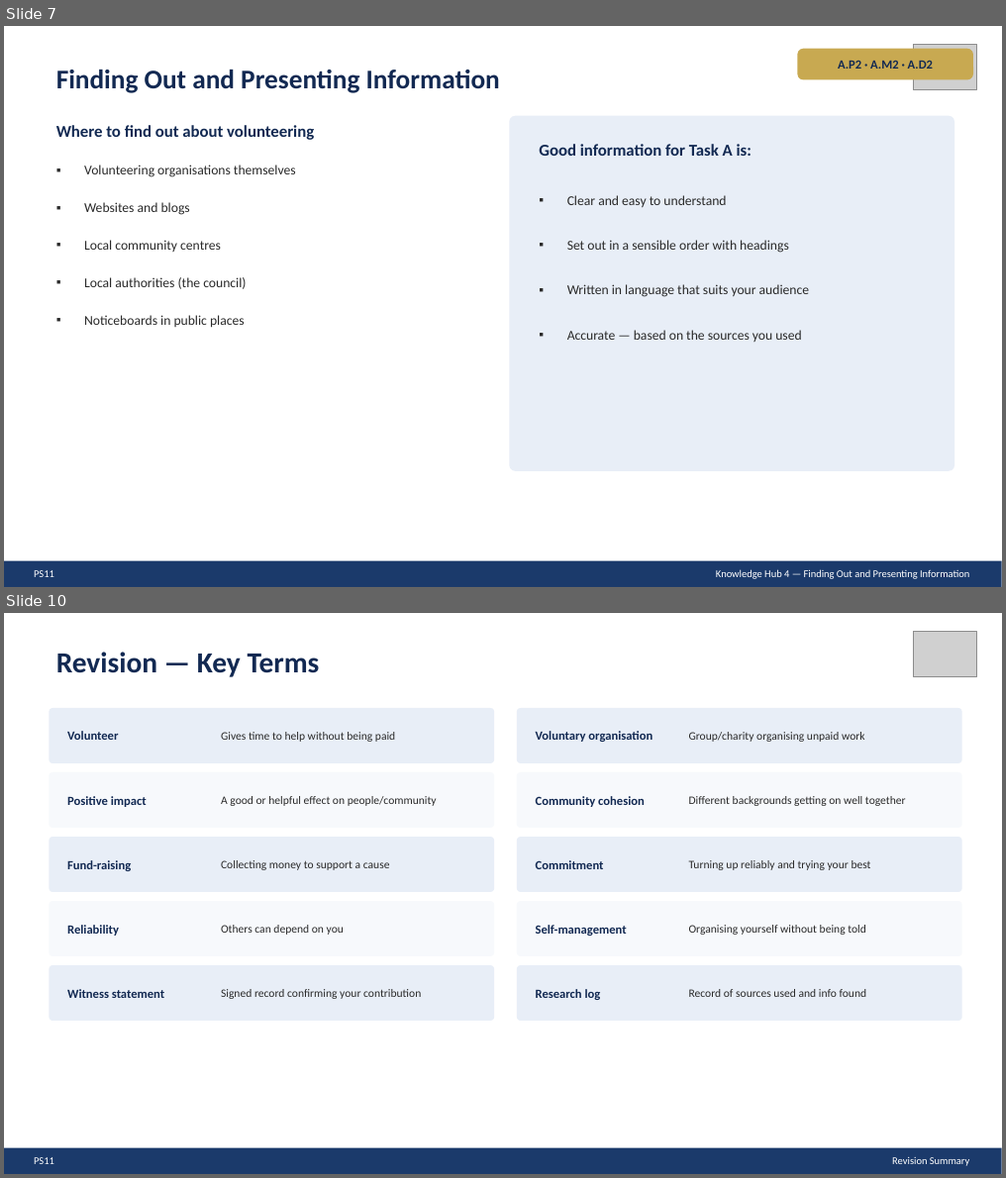
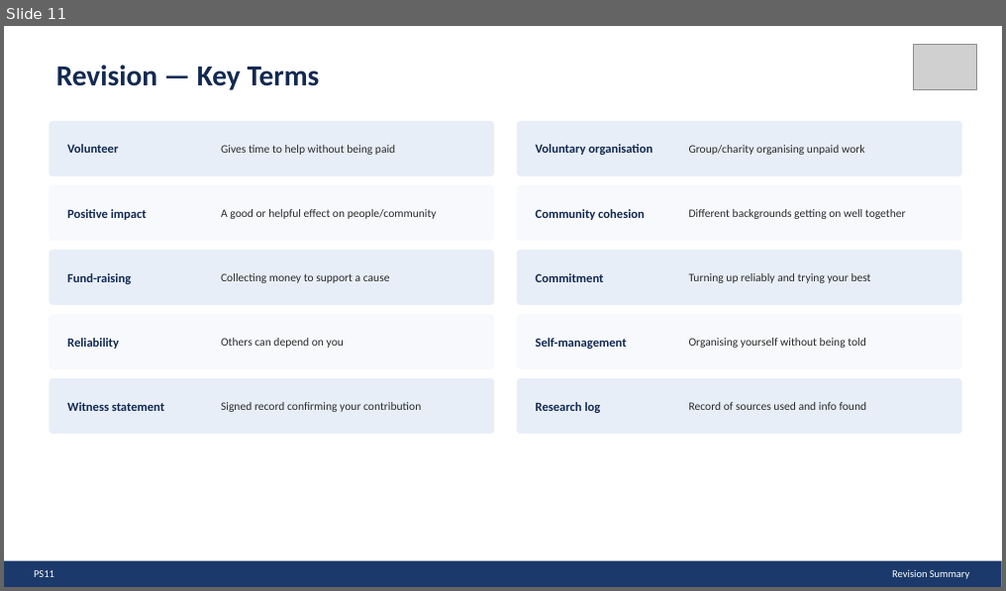
Before and after one commit to JJ2026Outdoor/ACOutdoorEd, a slide deck: PS11ContributingSlides.pptx. Shown one above the other, each under a label of ours: slides 7 and 10 before the commit, slide 11 after it; the slides between them are not shown. The pictures are 1006x1178 and 1006x591 pixels, drawn with LibreOffice and Linux fonts; fonts in the diff are those of the drawing; grey boxes stand for pictures. Boxes give left, top, right and bottom in pixels: in the first picture for what was removed or moved away, otherwise in the second. Text is boxed around its words. In the diff, an @@ line names an element or a change of style, - is before the commit and + after.

```diff
--- a/PS11ContributingSlides.pptx
+++ b/PS11ContributingSlides.pptx
@@ slide 7 removed at <box>4,26,1002,587</box>, background #FFFFFF @@
@@ rounded rectangle removed at <box>798,49,973,79</box> @@
@@ picture removed at <box>914,45,977,89</box> @@
@@ text removed at <box>56,70,500,93</box> @@
-Finding Out and Presenting Information
@@ text removed at <box>838,60,933,69</box> @@
-A.P2 · A.M2 · A.D2
@@ text removed at <box>56,125,314,140</box> @@
-Where to find out about volunteering
@@ rounded rectangle removed at <box>509,116,954,472</box> @@
@@ text removed at <box>539,144,751,156</box> @@
-Good information for Task A is:
@@ text removed at <box>84,165,296,177</box> @@
-▪ Volunteering organisations themselves
@@ text removed at <box>84,202,190,215</box> @@
-▪ Websites and blogs
@@ text removed at <box>567,195,726,208</box> @@
-▪ Clear and easy to understand
@@ text removed at <box>84,240,221,252</box> @@
-▪ Local community centres
@@ text removed at <box>567,240,789,253</box> @@
-▪ Set out in a sensible order with headings
@@ text removed at <box>84,277,246,289</box> @@
-▪ Local authorities (the council)
@@ text removed at <box>567,284,809,297</box> @@
-▪ Written in language that suits your audience
@@ text removed at <box>84,315,245,328</box> @@
-▪ Noticeboards in public places
@@ text removed at <box>567,330,801,342</box> @@
-▪ Accurate — based on the sources you used
@@ rectangle removed at <box>4,562,1002,587</box> @@
@@ text removed at <box>34,570,54,577</box> @@
-PS11
@@ text removed at <box>716,570,969,579</box> @@
-Knowledge Hub 4 — Finding Out and Presenting Information
@@ what was slide 10 is now slide 11 @@
```
Also in this commit, not shown: 9 slides changed, 2 slides added, 2 other files.
